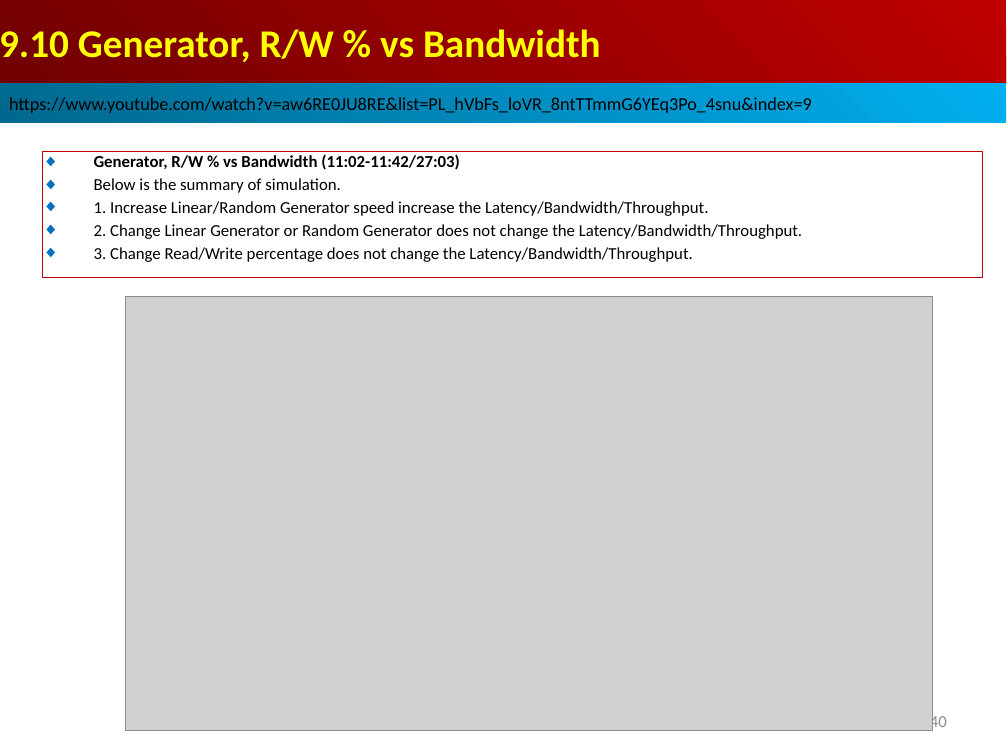
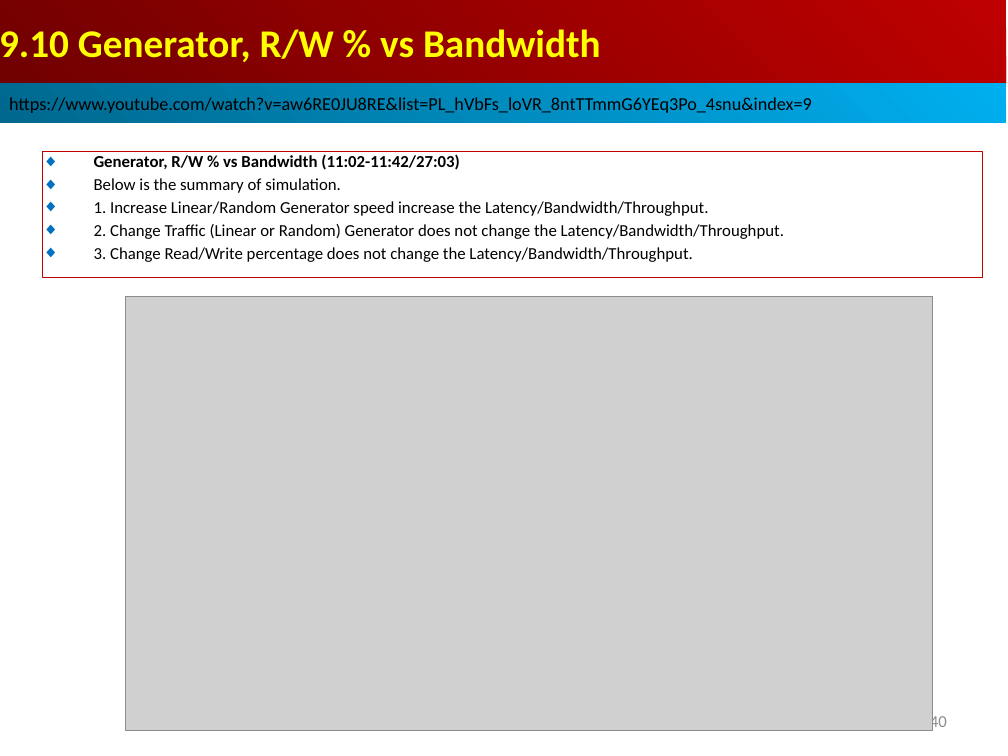
Before and after one commit to peterhchen/AIU_CS850_Gem5_McPAT, a slide deck: slide 40 of 050_Gem5/009.MemMod/000_Video/009.MemMod.ppt. Drawn at 1008x756 pixels with LibreOffice and Linux fonts; fonts in the diff are those of the drawing; grey boxes stand for pictures. Boxes give left, top, right and bottom in pixels: in the first picture for what was removed or moved away, otherwise in the second. Text is boxed around its words. In the diff, an @@ line names an element or a change of style, - is before the commit and + after.

```diff
--- a/050_Gem5/009.MemMod/000_Video/009.MemMod.ppt
+++ b/050_Gem5/009.MemMod/000_Video/009.MemMod.ppt
@@ text in rectangle at [94, 224, 784, 239]: text changed @@
-◆ 2. Change Linear Generator or Random Generator does not change the Latency/Bandwidth/Throughput.
+◆ 2. Change Traffic (Linear or Random) Generator does not change the Latency/Bandwidth/Throughput.
```
